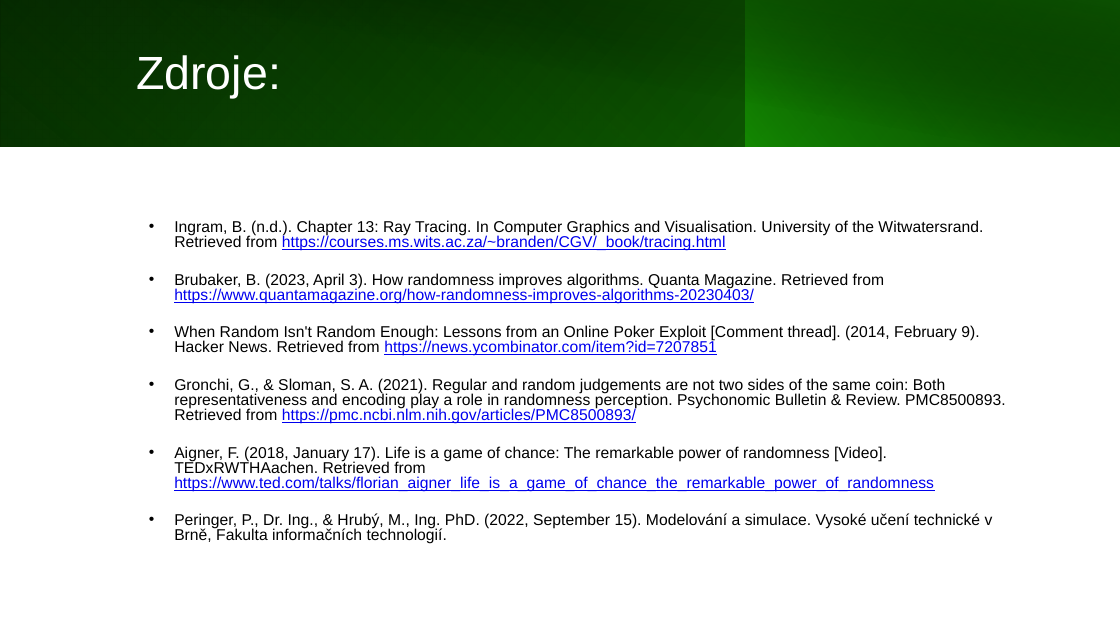
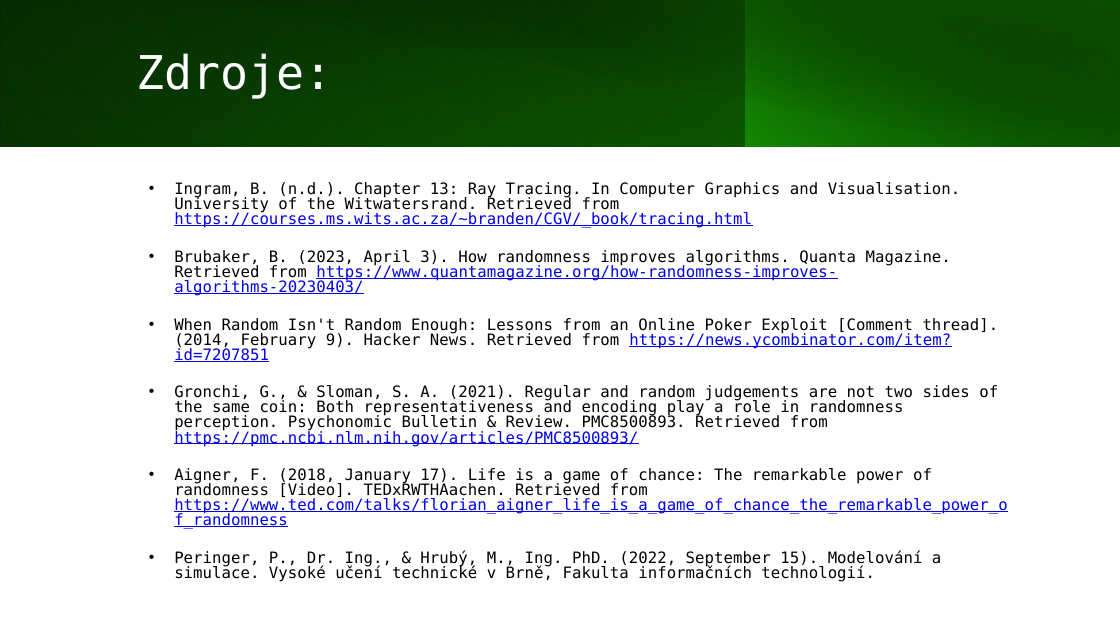
Before and after one commit to hruboson/UTB-PO-RAND, a slide deck: slide 15 of presentation.pptx. Drawn at 1120x630 pixels with LibreOffice and Linux fonts; fonts in the diff are those of the drawing. Boxes give left, top, right and bottom in pixels: in the first picture for what was removed or moved away, otherwise in the second. Text is boxed around its words. In the diff, an @@ line names an element or a change of style, - is before the commit and + after.

```diff
--- a/presentation.pptx
+++ b/presentation.pptx
@@ title "Zdroje:" at [136, 53, 332, 99]: font Arial to DejaVu Sans Mono @@
@@ text "Ingram, B. (n.d.). Chapter 13: ..." at [174, 182, 1007, 582]: font Arial to DejaVu Sans Mono @@
```
Also in this commit, not shown: 14 other slides changed, 1 slide added, 1 slide removed.
